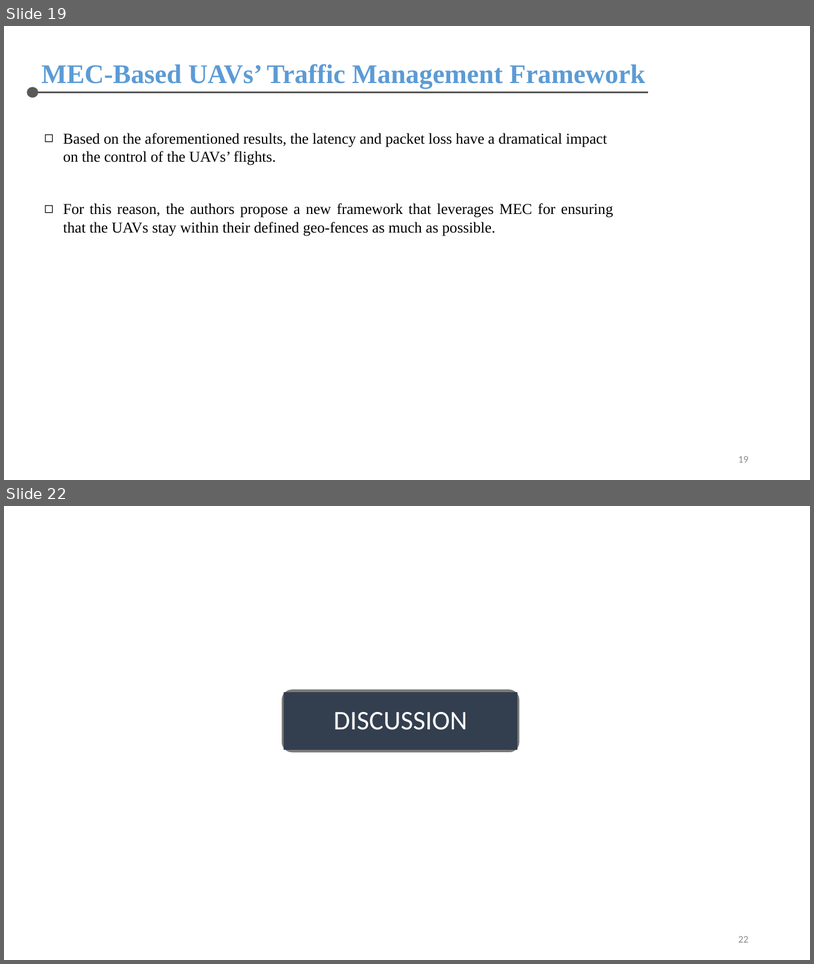
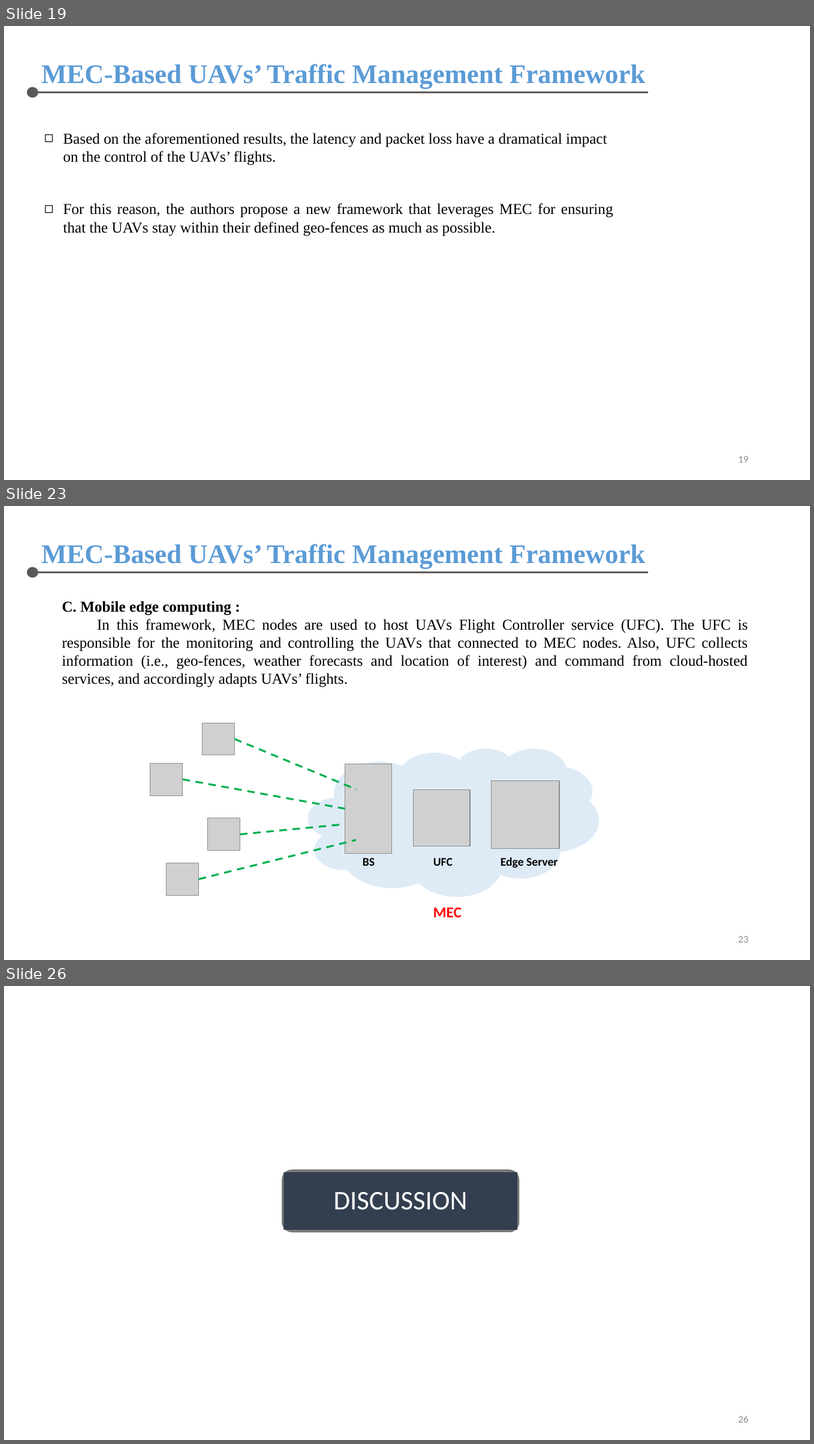
Before and after one commit to chris-nthu/communication, a slide deck: wireless_network/PaperReading/Report.pptx. Shown one above the other, each under a label of ours: slides 19 and 22 before the commit, slides 19, 23 and 26 after it; the slides between them are not shown. The pictures are 814x964 and 814x1444 pixels, drawn with LibreOffice and Linux fonts; fonts in the diff are those of the drawing; grey boxes stand for pictures. Boxes give left, top, right and bottom in pixels: in the first picture for what was removed or moved away, otherwise in the second. Text is boxed around its words. In the diff, an @@ line names an element or a change of style, - is before the commit and + after.

```diff
--- a/wireless_network/PaperReading/Report.pptx
+++ b/wireless_network/PaperReading/Report.pptx
@@ slide 23 added at [4, 506, 810, 960], background #FFFFFF @@
@@ text added at [41, 544, 645, 569], 32 pt, text #5B9BD5, bold @@
+MEC-Based UAVs’ Traffic Management Framework
@@ ellipse added at [27, 567, 38, 578], fill #595959 @@
@@ line added from (38, 573) to (649, 573), #595959 2 pt @@
@@ text added at [62, 601, 749, 687], 18 pt, text #000000 @@
+C. Mobile edge computing :
+In this framework, MEC nodes are used to host UAVs Flight Controller service (UFC). The UFC is responsible for the monitoring and controlling the UAVs that connected to MEC nodes. Also, UFC collects information (i.e., geo-fences, weather forecasts and location of interest) and command from cloud-hosted services, and accordingly adapts UAVs’ flights.
@@ picture added at [203, 723, 234, 754] @@
@@ line added from (234, 739) to (357, 789), #00B050 2.25 pt dashed @@
@@ cloud added at [308, 748, 599, 896], fill #DEEBF7 @@
@@ picture added at [150, 763, 182, 795] @@
@@ picture added at [345, 764, 392, 853] @@
@@ line added from (182, 780) to (345, 808), #00B050 2.25 pt dashed @@
@@ picture added at [414, 789, 470, 846] @@
@@ picture added at [492, 781, 560, 849] @@
@@ picture added at [208, 818, 240, 850] @@
@@ line added from (240, 834) to (345, 824), #00B050 2.25 pt dashed @@
@@ line added from (199, 879) to (356, 840), #00B050 2.25 pt dashed @@
@@ picture added at [167, 863, 199, 895] @@
@@ text added at [363, 858, 375, 865], 14 pt, text #000000, bold @@
+BS
@@ text added at [434, 858, 453, 865], 14 pt, text #000000, bold @@
+UFC
@@ text added at [501, 857, 558, 868], 14 pt, text #000000, bold @@
+Edge Server
@@ text added at [434, 907, 462, 917], 18 pt, text #FF0000, bold @@
+MEC
@@ page number added at [738, 936, 749, 942], 12 pt, text #8C8C8C @@
+23
@@ what was slide 22 is now slide 26 @@
@@ page number at [738, 1416, 749, 1422]: text changed @@
-22
+26
```
Also in this commit, not shown: 6 slides changed, 5 other slides added.
